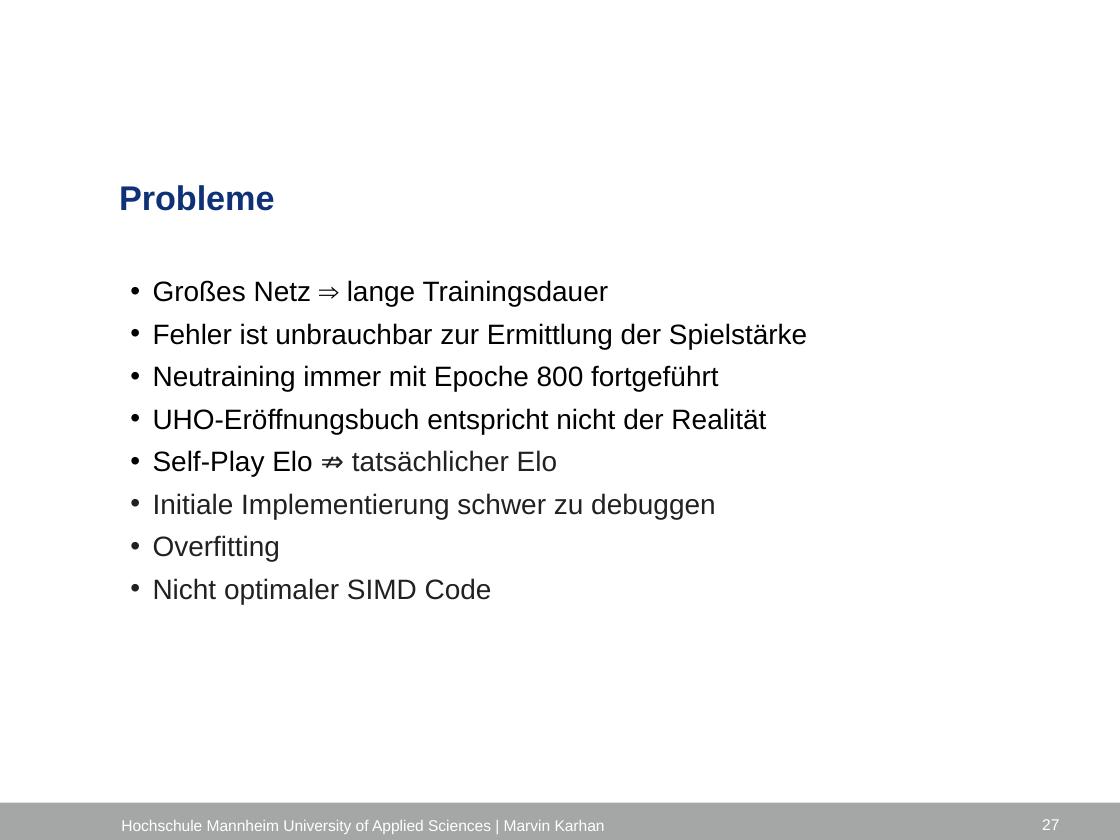
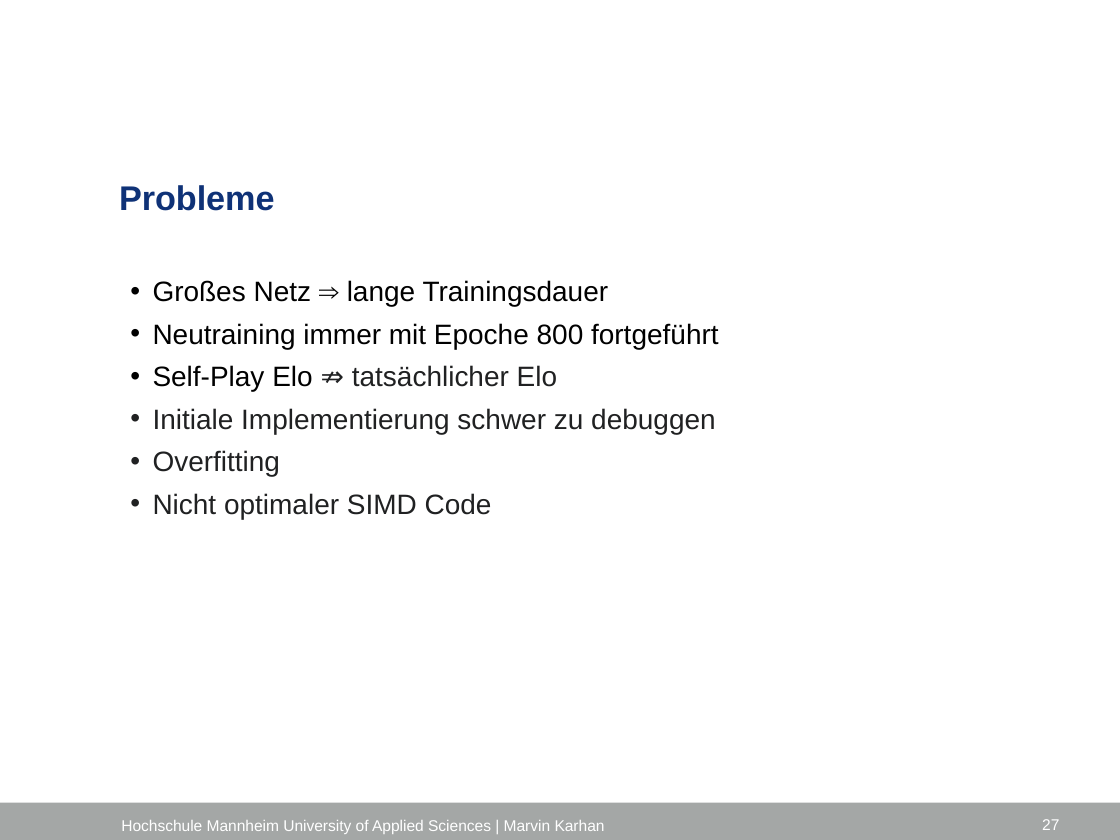
Before and after one commit to marvinkarhan/Bachelorarbeit, a slide deck: slide 27 of latex/Kolloquium/Kolloquium_Marvin_Karhan.pptx. Drawn at 1120x840 pixels with LibreOffice and Linux fonts; fonts in the diff are those of the drawing; background and template pictures are left out. Boxes give left, top, right and bottom in pixels: in the first picture for what was removed or moved away, otherwise in the second. Text is boxed around its words. In the diff, an @@ line names an element or a change of style, - is before the commit and + after.

```diff
--- a/latex/Kolloquium/Kolloquium_Marvin_Karhan.pptx
+++ b/latex/Kolloquium/Kolloquium_Marvin_Karhan.pptx
@@ text at (153,323,807,349): paragraph removed @@
-  • Fehler ist unbrauchbar zur Ermittlung der Spielstärke
@@ text at (153,408,766,434): paragraph removed @@
-  • UHO-Eröffnungsbuch entspricht nicht der Realität
```
Also in this commit, not shown: 2 other slides changed.
